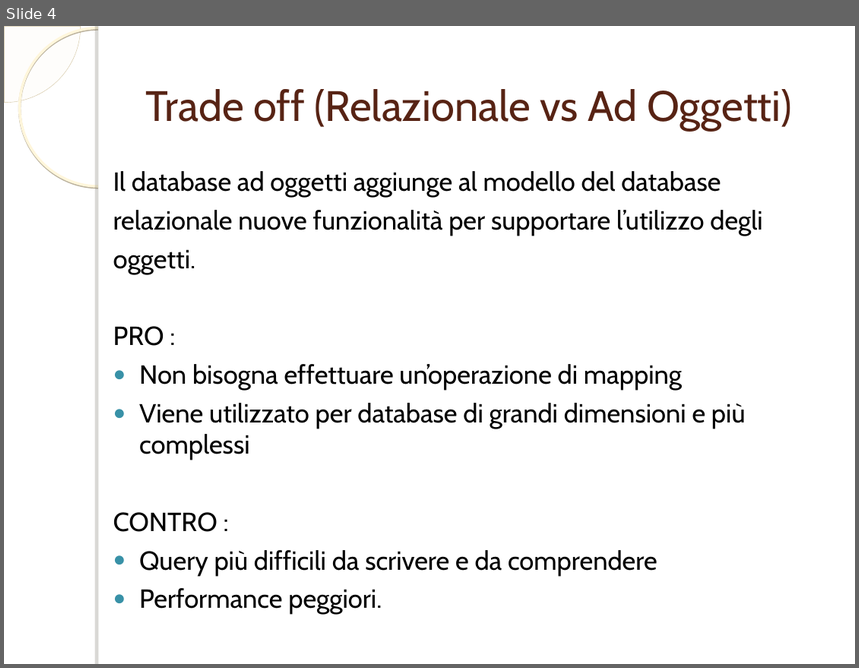
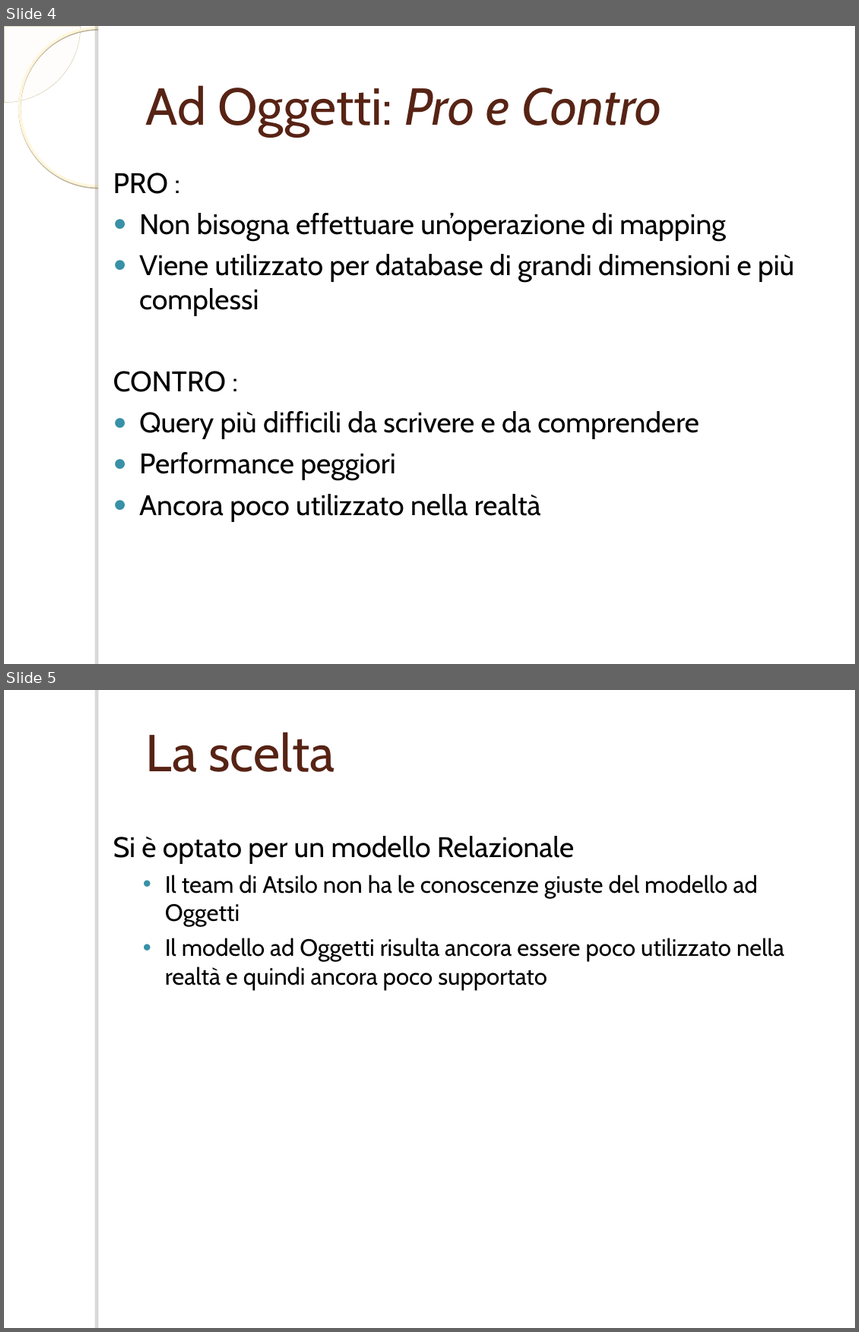
Before and after one commit to ammirate/at-silo, a slide deck: documenti_comuni/PresentazioneDB.ppt. Shown one above the other, each under a label of ours: slide 4 before the commit, slides 4 and 5 after it. The pictures are 859x668 and 859x1332 pixels, drawn with LibreOffice and Linux fonts; fonts in the diff are those of the drawing; background and template pictures are left out. Boxes give left, top, right and bottom in pixels: in the first picture for what was removed or moved away, otherwise in the second. Text is boxed around its words. In the diff, an @@ line names an element or a change of style, - is before the commit and + after.

```diff
--- a/documenti_comuni/PresentazioneDB.ppt
+++ b/documenti_comuni/PresentazioneDB.ppt
@@ slide 5 added at <box>4,690,855,1328</box>, background picture (left out); not listed: 1 template element that a slide beside it also shows @@
@@ text added at <box>146,732,335,772</box>, 44 pt, text #572314 @@
+La scelta
@@ text added at <box>113,836,785,990</box>, 20 pt, text #000000 @@
+Si è optato per un modello Relazionale
+  • Il team di Atsilo non ha le conoscenze giuste del modello ad Oggetti
+  • Il modello ad Oggetti risulta ancora essere poco utilizzato nella realtà e quindi ancora poco supportato
@@ slide 4 changed as well @@
@@ title at <box>146,85,662,137</box>: text changed; size 36 to 44 pt @@
-Trade off (Relazionale vs Ad Oggetti)
+Ad Oggetti: Pro e Contro
@@ text at <box>113,171,762,275</box>: paragraphs removed @@
-Il database ad oggetti aggiunge al modello del database
-relazionale nuove funzionalità per supportare l’utilizzo degli
-oggetti.
@@ text at <box>113,173,794,439</box>: size 22.2 to 24 pt in "PRO :", "Non bisogna effettuare un’operazione di mapping", "Viene utilizzato per database di grandi dimensioni ...", "CONTRO :" and 1 more places @@
@@ text at <box>139,452,541,522</box>: text changed; size 22.2 to 24 pt @@
-● Performance peggiori.
+● Performance peggiori
+● Ancora poco utilizzato nella realtà
```
Also in this commit, not shown: 14 other slides changed, 2 other slides added, 1 slide removed.
